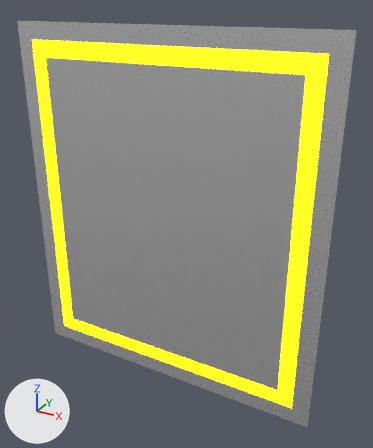
Two versions of the glTF model Room_toronto/_CustomModels/mdl_zesty_powerlid/mdl_zesty_powerlid.gltf, one commit apart.
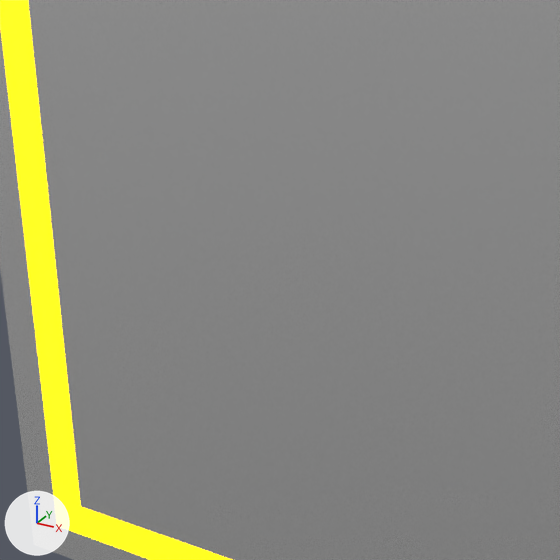
There are two pictures of each version: one whole from a 50 mm camera at (0.605, -0.991, 0.506) aimed at (0.046, 0.024, -0.002), one close up on the part from 11% to 68% of the width and 28% to 76% of the height. The axes (+X, +Y, +Z) are drawn at lower left. The lights are the same throughout. Vertices at the same position are counted once.

The older version as bpy lines, for what is in view:
```python
me_circle_004 = bpy.data.meshes.new('Circle.004')
me_circle_004.from_pydata(...)  # 20 vertices, 36 faces; spans x -0.4..0.4, y -0.013..0.013, z -0.453..0.453
# faces by material slot: [28, 8]
me_circle_004.materials.append(mat_brushed_chrome)  # white #e7e7e7
me_circle_004.materials.append(mat_toronto_sign_light_yellow)  # yellow #ffdd08
ob_mdl_zesty_powerlid = bpy.data.objects.new('mdl_zesty_powerlid', me_circle_004)
ob_mdl_zesty_powerlid.location = (0.0, 0.0, 0.0)
```
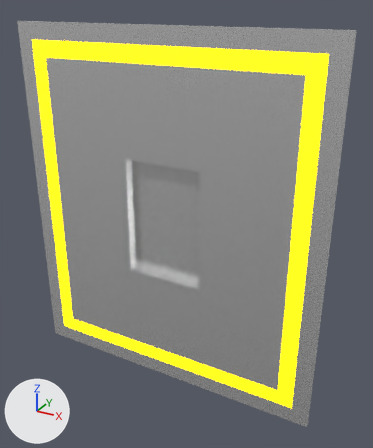
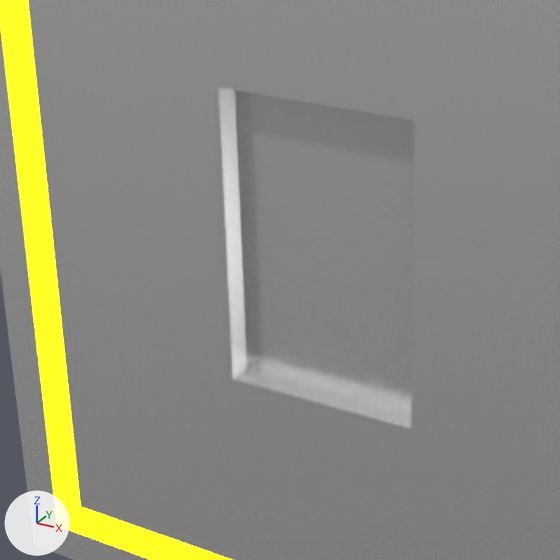
The edits, one by one:
me_circle_004 is used by ob_mdl_zesty_powerlid; location (0.0, 0.0, 0.0).
me_circle_004 had 20 vertices, 36 faces and spanned x -0.4..0.4, y -0.013..0.013, z -0.453..0.453.
me_circle_004 now has 28 vertices, 50 faces and spans x -0.4..0.4, y -0.013..0.013, z -0.453..0.453.
Part 1, on me_circle_004:
2 faces are deleted.
8 vertices are added at x -0.1..0.1, y -0.013..0.013, z -0.15..0.15.
16 new faces join them, mat_brushed_chrome (white #e7e7e7).

Location of each change, [x1, y1, x2, y2] in pixels of the close-ups (560 x 560 px):
part 1 of me_circle_004, built on: [216, 85, 415, 431] in both
